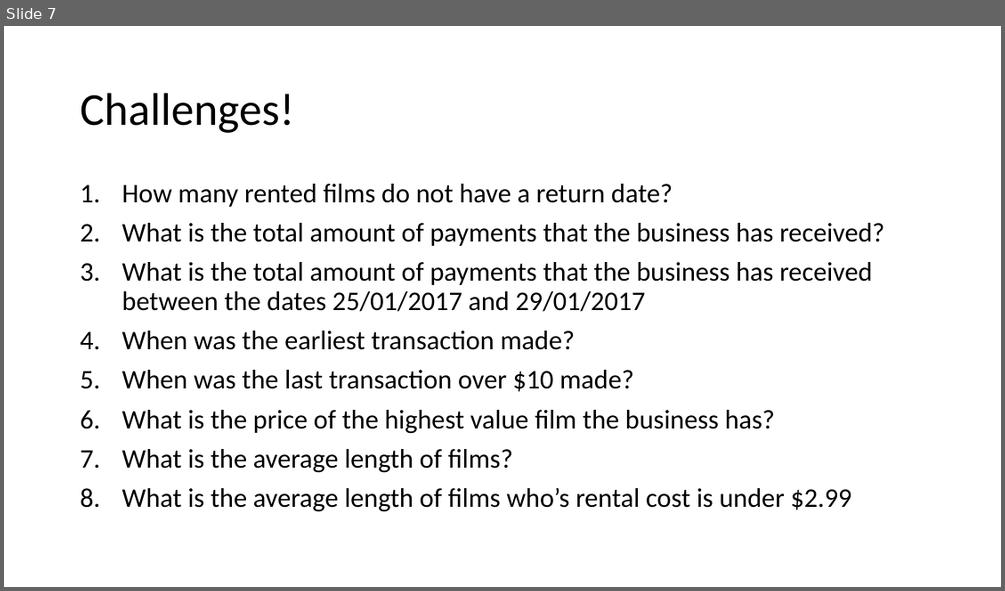
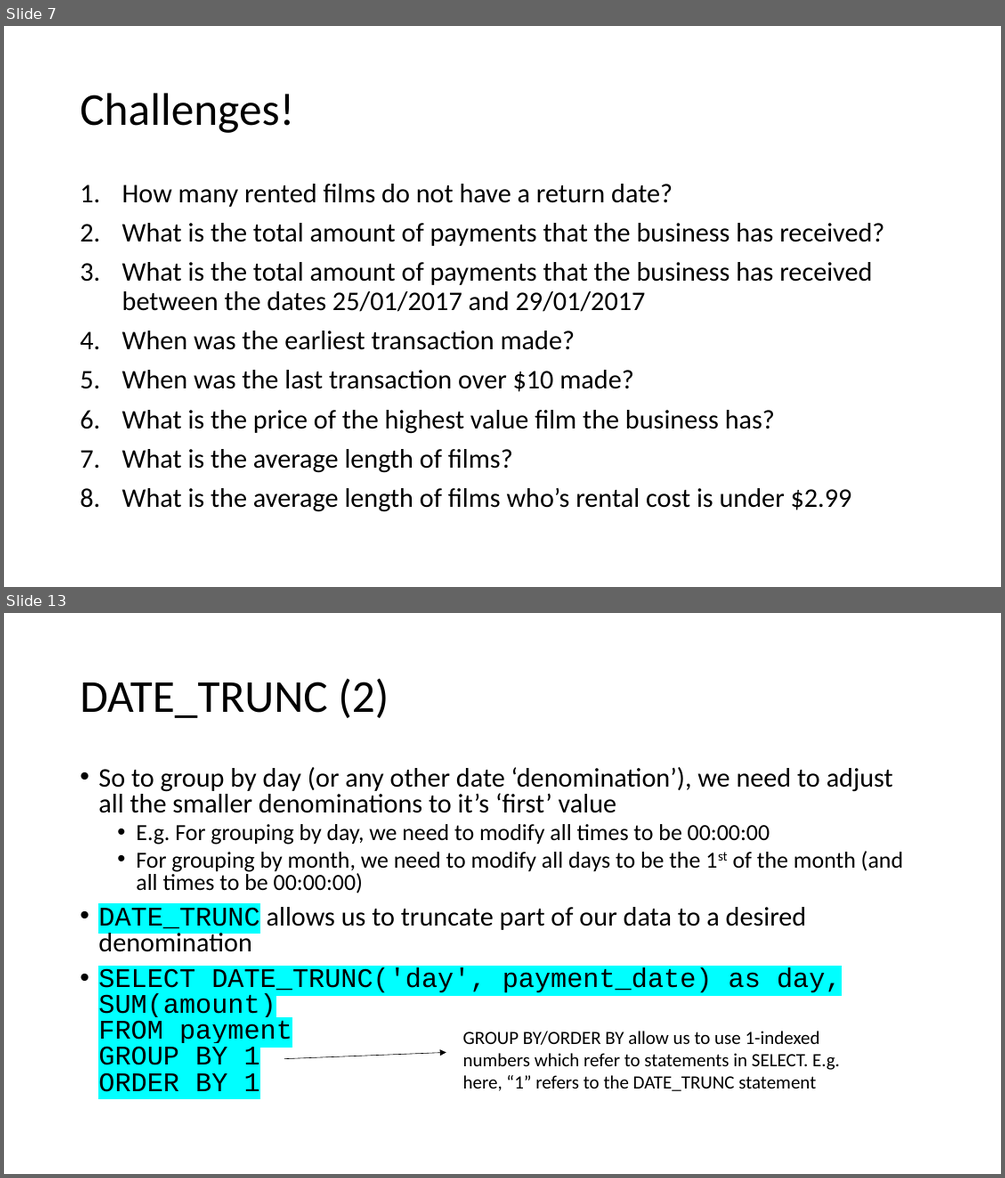
Before and after one commit to TataAndBigData/Practical-ML-DS, a slide deck: Chapter 2. Python for Data Scientists/Module 2. SQL/2. SQL Aggregations.pptx. Shown one above the other, each under a label of ours: slide 7 before the commit, slides 7 and 13 after it; the slides between them are not shown. The pictures are 1005x591 and 1005x1178 pixels, drawn with LibreOffice and Linux fonts; fonts in the diff are those of the drawing. Boxes give left, top, right and bottom in pixels: in the first picture for what was removed or moved away, otherwise in the second. Text is boxed around its words. In the diff, an @@ line names an element or a change of style, - is before the commit and + after.

```diff
--- a/Chapter 2. Python for Data Scientists/Module 2. SQL/2. SQL Aggregations.pptx
+++ b/Chapter 2. Python for Data Scientists/Module 2. SQL/2. SQL Aggregations.pptx
@@ slide 13 added at [4,613,1001,1174], background #FFFFFF @@
@@ title added at [80,678,388,718], 44 pt, text #000000 @@
+DATE_TRUNC (2)
@@ text added at [98,767,903,1092], 25.9 pt, text #000000 @@
+• So to group by day (or any other date ‘denomination’), we need to adjust all the smaller denominations to it’s ‘first’ value
+  • E.g. For grouping by day, we need to modify all times to be 00:00:00
+  • For grouping by month, we need to modify all days to be the 1st of the month (and all times to be 00:00:00)
+• DATE_TRUNC allows us to truncate part of our data to a desired denomination
+• SELECT DATE_TRUNC('day', payment_date) as day, SUM(amount)
+  FROM payment
+  GROUP BY 1
+  ORDER BY 1
@@ text added at [463,1030,840,1091], 18 pt, text #000000 @@
+GROUP BY/ORDER BY allow us to use 1-indexed numbers which refer to statements in SELECT. E.g. here, “1” refers to the DATE_TRUNC statement
@@ arrow added from (284, 1059) to (446, 1052), #000000 0.5 pt @@
```
Also in this commit, not shown: 1 slide changed, 9 other slides added, 1 slide removed.
